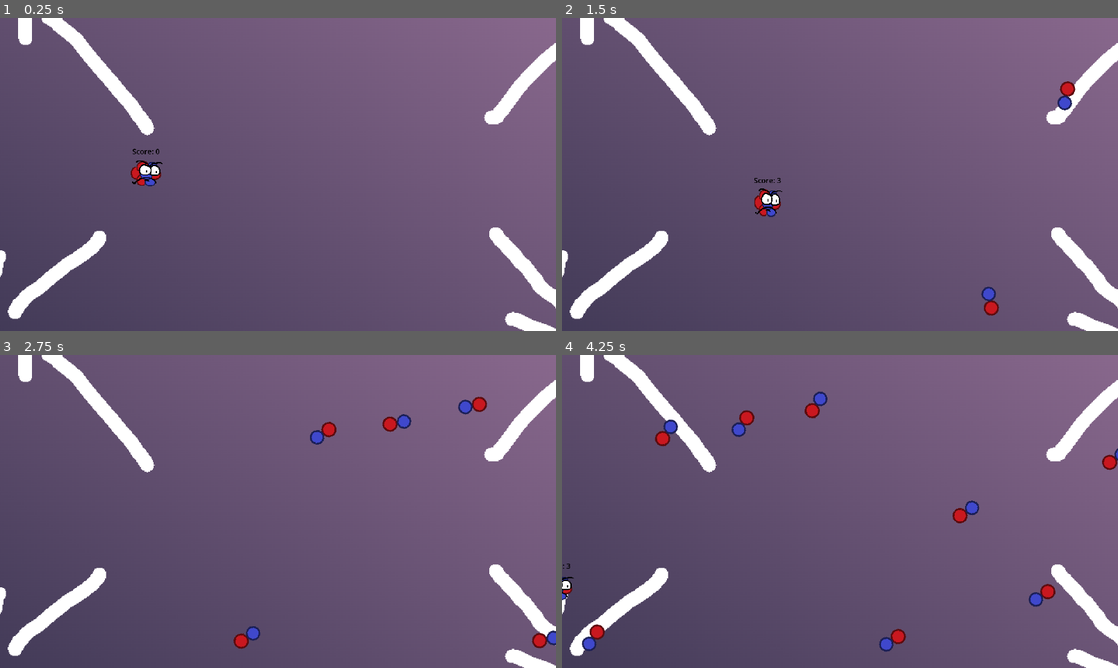
Above: before the commit, frames 1-4 (two rows, left to right).
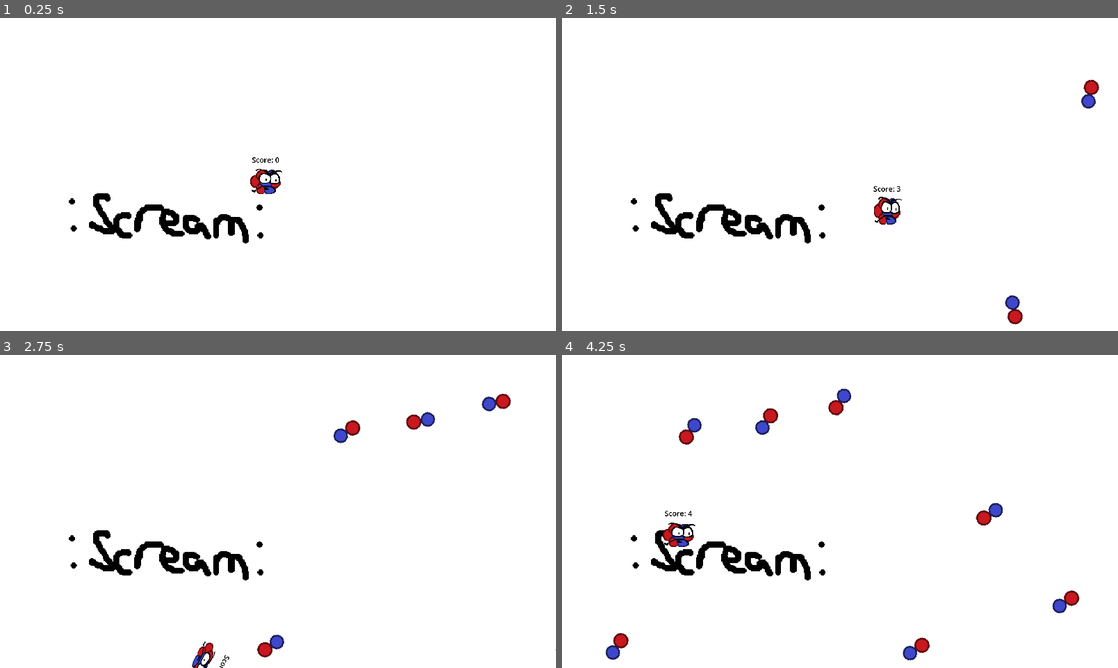
Above: after the commit, the same moments.

Repository: Quill-x/Atom
Game: Godot game, scene res://scenes/Level.tscn
Same seed, same stepped clock (60 frames per second), same inputs: the game is played once before the commit and once after it.
Inputs:
- Up to frame 1 (0.25 s): no input
- Up to frame 2 (1.5 s): hold D (Right) 0.53-1.28 s; hold Shift (Slow) 0.53-1.28 s; hold S (Down) from 1.28 s (still down); tap Shift (Slow) at 1.35 s
- Up to frame 3 (2.75 s): release S (Down) at 2.03 s; hold D (Right) from 2.03 s (still down); hold Shift (Slow) from 2.03 s (still down)
- Up to frame 4 (4.25 s): release D (Right) at 2.78 s; release Shift (Slow) at 2.78 s; hold Up (Up) 2.78-3.53 s; tap Shift (Slow) at 2.85 s; hold A (Left) from 3.53 s (still down); hold Shift (Slow) from 3.53 s (still down)

The runs differ from the first frame. In frame 1, 96% of the frame differs, in the area x 0-100%, y 0-100%; in frame 2, 96%; in frame 3, 96%; in frame 4, 96%.

Commit message:
Shrunk stage back down

Diff:
--- a/scenes/Level.tscn
+++ b/scenes/Level.tscn
@@ -19,33 +19,33 @@
 texture = ExtResource("1_1mcdm")
 
 [node name="Player" parent="." instance=ExtResource("1_yqdih")]
-position = Vector2(-457, -17)
+position = Vector2(-126, -21)
 
 [node name="StaticBody2D" type="StaticBody2D" parent="."]
-position = Vector2(-856, -490)
-scale = Vector2(1.5, 1.5)
+position = Vector2(-667, -262)
+scale = Vector2(1.08, 1)
 
 [node name="CollisionShape2D" type="CollisionShape2D" parent="StaticBody2D"]
-position = Vector2(-433.5, 270)
+position = Vector2(-400, 241)
 shape = SubResource("RectangleShape2D_eqigd")
 
 [node name="CollisionShape2D2" type="CollisionShape2D" parent="StaticBody2D"]
-position = Vector2(1579, 309)
+position = Vector2(1482.41, 320)
 shape = SubResource("RectangleShape2D_eqigd")
 
 [node name="CollisionShape2D3" type="CollisionShape2D" parent="StaticBody2D"]
-position = Vector2(600.2, -228)
+position = Vector2(576.852, -317)
 scale = Vector2(24.92, 1)
 shape = SubResource("RectangleShape2D_tpb66")
 
 [node name="CollisionShape2D4" type="CollisionShape2D" parent="StaticBody2D"]
-position = Vector2(628, 876)
+position = Vector2(595.37, 787)
 scale = Vector2(24.92, 1)
 shape = SubResource("RectangleShape2D_tpb66")
 
 [node name="BlackBarsForFullScreen" type="Sprite2D" parent="."]
-position = Vector2(-1923, -73)
-scale = Vector2(7.02, 20.22)
+position = Vector2(-1908, -76)
+scale = Vector2(6.97537, 20.0353)
 texture = ExtResource("2_agv44")
 
 [node name="BlackBarsForFullScreen2" type="Sprite2D" parent="BlackBarsForFullScreen"]
@@ -65,4 +65,4 @@
 texture = ExtResource("2_agv44")
 
 [node name="Camera2D" type="Camera2D" parent="."]
-position_smoothing_enabled = true
+position = Vector2(-82, -33)
--- a/scenes/deuteron.gd
+++ b/scenes/deuteron.gd
@@ -8,7 +8,7 @@
 
 func _ready():
 	position.x = 1012
-	position.y = RandomNumberGenerator.new().randf_range(-500, 500)
+	position.y = RandomNumberGenerator.new().randf_range(-550, 500)
 
 func _physics_process(delta: float) -> void:
 	rotation_timer -= delta
--- a/scenes/player.gd
+++ b/scenes/player.gd
@@ -73,8 +73,11 @@
 
 		if velocity.length() > maxspeed:
 			velocity = velocity.normalized() * maxspeed
+
+		$AnimatedSprite2D.animation = "idle"
 	elif state == "Hit":
 		velocity *= HIT_SLOWDOWN_RATE
+		#$AnimatedSprite2D.animation = "hit"
 
 	$AnimatedSprite2D.scale.y = 2 - abs(velocity.x / (MAXSPEED * 4)) + abs(velocity.y / (MAXSPEED * 5))
 	$AnimatedSprite2D.scale.x = 2 - abs(velocity.y / (MAXSPEED * 4)) + abs(velocity.x / (MAXSPEED * 8))
--- a/scenes/player.tscn
+++ b/scenes/player.tscn
@@ -7,6 +7,14 @@
 
 [sub_resource type="RectangleShape2D" id="RectangleShape2D_qihoo"]
 size = Vector2(52, 52)
+
+[sub_resource type="AtlasTexture" id="AtlasTexture_u6r3o"]
+atlas = ExtResource("2_bpjtl")
+region = Rect2(150, 0, 75, 82)
+
+[sub_resource type="AtlasTexture" id="AtlasTexture_yn85w"]
+atlas = ExtResource("2_bpjtl")
+region = Rect2(225, 0, 75, 82)
 
 [sub_resource type="AtlasTexture" id="AtlasTexture_3husf"]
 atlas = ExtResource("2_bpjtl")
@@ -18,6 +26,17 @@
 
 [sub_resource type="SpriteFrames" id="SpriteFrames_wljmg"]
 animations = [{
+"frames": [{
+"duration": 0.1,
+"texture": SubResource("AtlasTexture_u6r3o")
+}, {
+"duration": 0.1,
+"texture": SubResource("AtlasTexture_yn85w")
+}],
+"loop": true,
+"name": &"hit",
+"speed": 5.0
+}, {
 "frames": [{
 "duration": 1.0,
 "texture": SubResource("AtlasTexture_3husf")
@@ -44,9 +63,9 @@
 [node name="AnimatedSprite2D" type="AnimatedSprite2D" parent="."]
 scale = Vector2(2, 2)
 sprite_frames = SubResource("SpriteFrames_wljmg")
-animation = &"idle"
+animation = &"hit"
 autoplay = "idle"
-frame_progress = 0.909135
+frame_progress = 0.506161
 
 [node name="Area2D" type="Area2D" parent="."]
 
Binary file changed: images/epicPlaceholderBackground.png
Binary file changed: images/player.png
Not shown: 1 places in scenes/player.tscn that only renumber resources
